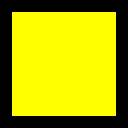
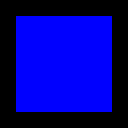
Layers edited between the first and the second (128, 128) image:
painted on "Ebene 2" over (12, 12, 116, 116)
painted on "Ebene 1" over (12, 12, 116, 116)
